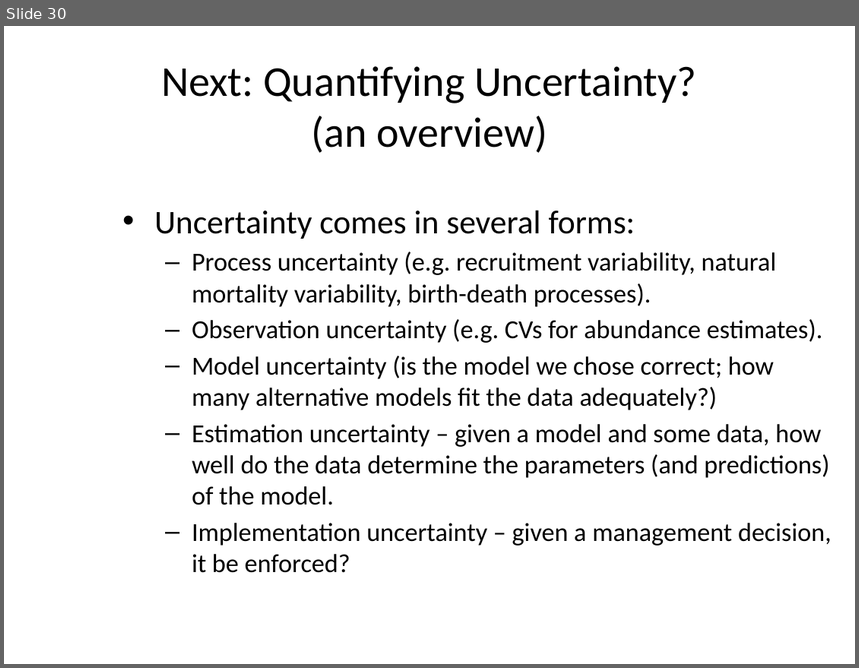
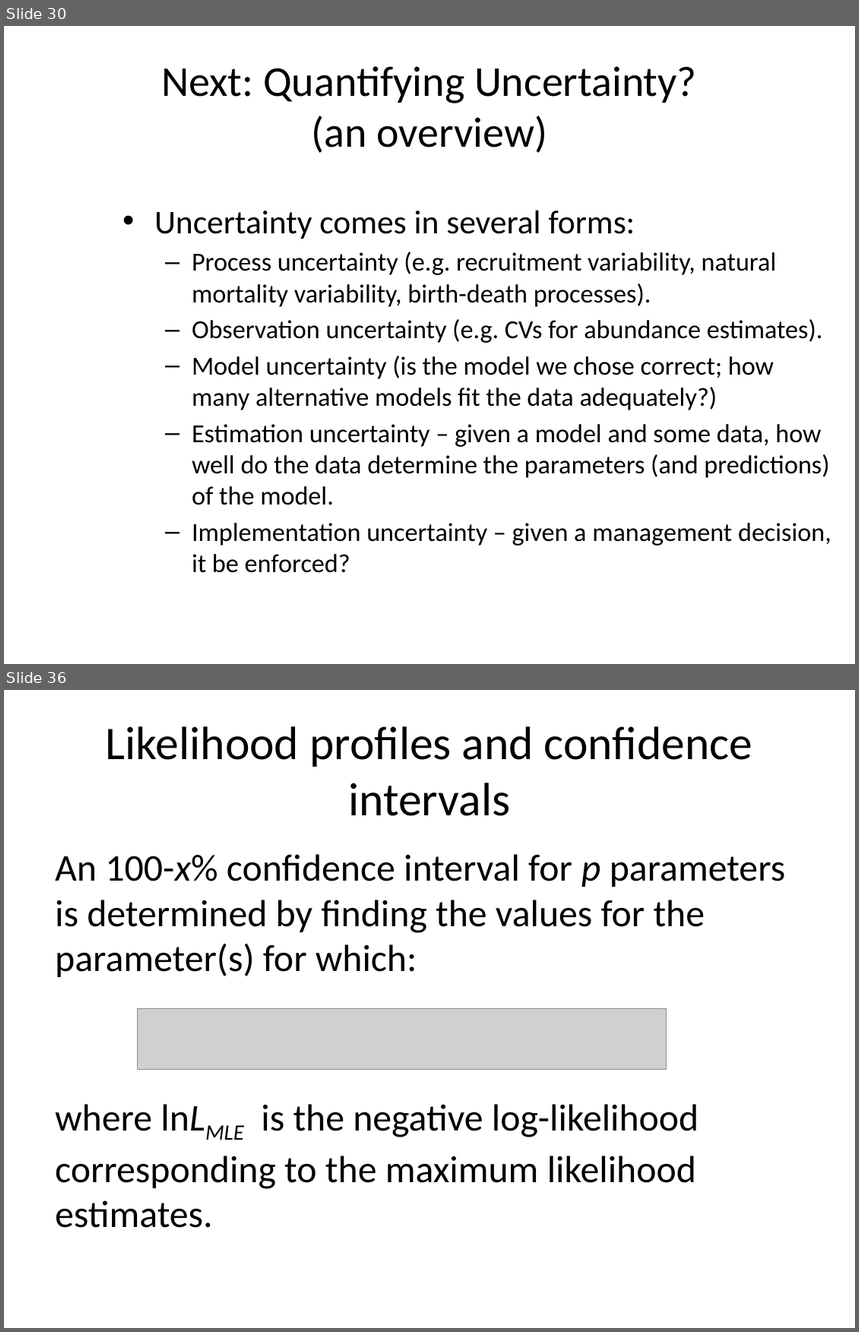
Before and after one commit to rwildermuth/FayLabExamples, a slide deck: Estimation.pptx. Shown one above the other, each under a label of ours: slide 30 before the commit, slides 30 and 36 after it; the slides between them are not shown. The pictures are 859x668 and 859x1332 pixels, drawn with LibreOffice and Linux fonts; fonts in the diff are those of the drawing; grey boxes stand for pictures. Boxes give left, top, right and bottom in pixels: in the first picture for what was removed or moved away, otherwise in the second. Text is boxed around its words. In the diff, an @@ line names an element or a change of style, - is before the commit and + after.

Commit message:
files updated to include likelihood profile work for Apr 8 2015

```diff
--- a/Estimation.pptx
+++ b/Estimation.pptx
@@ slide 36 added at (x1=4, y1=690, x2=855, y2=1328), background #FFFFFF @@
@@ title added at (x1=106, y1=726, x2=753, y2=816), 39.6 pt, text #000000 @@
+Likelihood profiles and confidence intervals
@@ text added at (x1=55, y1=854, x2=785, y2=1228), 32 pt, text #000000 @@
+An 100-x% confidence interval for p parameters is determined by finding the values for the parameter(s) for which:
+where lnLMLE is the negative log-likelihood corresponding to the maximum likelihood estimates.
@@ picture added at (x1=138, y1=1009, x2=667, y2=1070) @@
```
Also in this commit, not shown: 10 other slides added, 1 other file.
